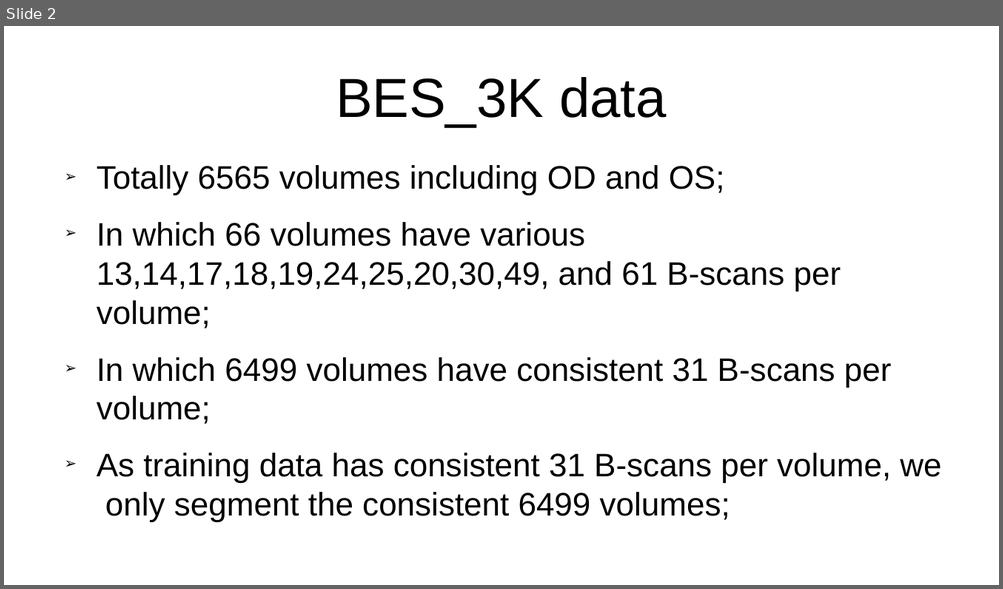
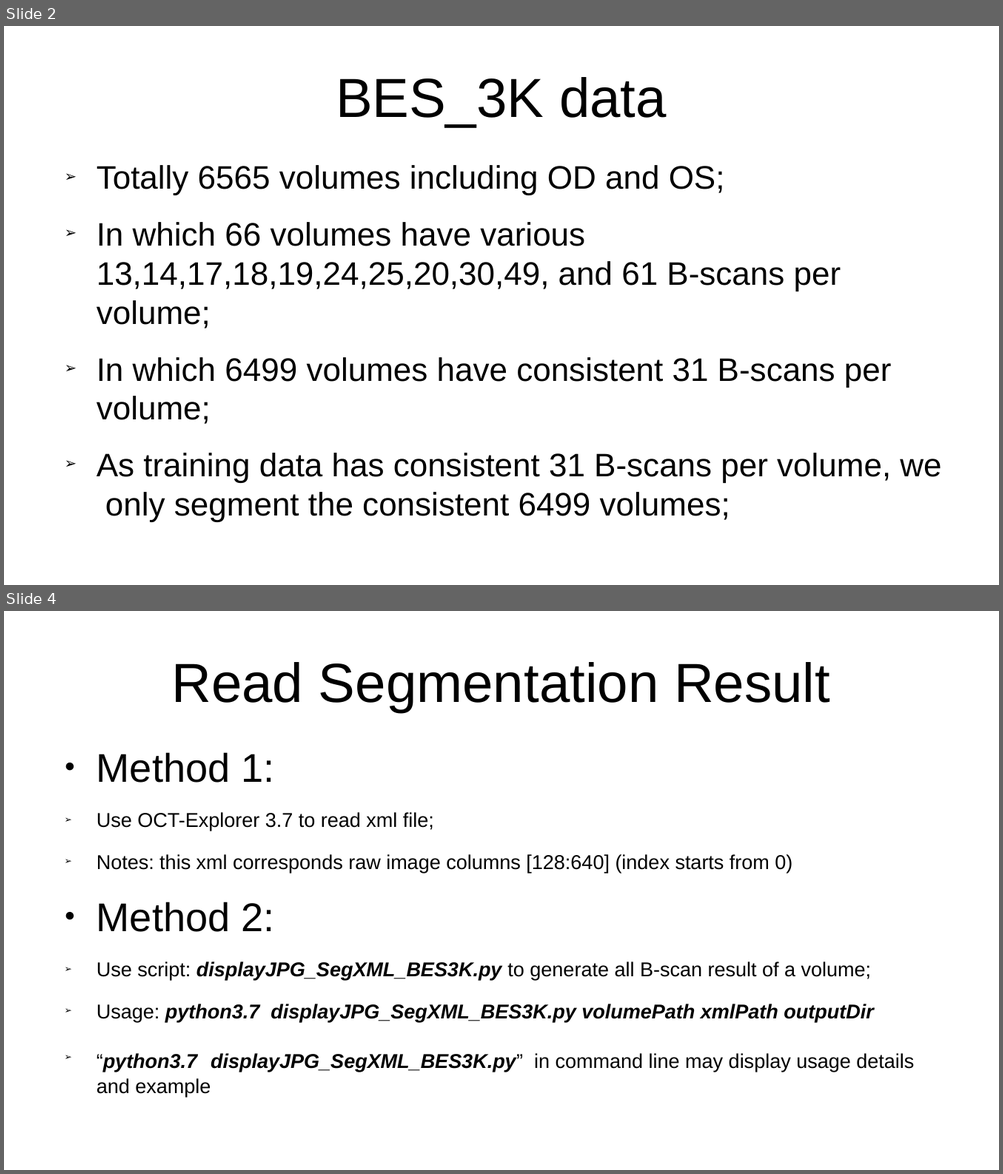
Before and after one commit to Hui-Xie/OvarianCancer, a slide deck: OCTMultiSurfaces/testConfig/expBES3K_10Surfaces_20200701/BES3KTestReport_20200701.odp. Shown one above the other, each under a label of ours: slide 2 before the commit, slides 2 and 4 after it; the slides between them are not shown. The pictures are 1003x589 and 1003x1174 pixels, drawn with LibreOffice and Linux fonts; fonts in the diff are those of the drawing. Boxes give left, top, right and bottom in pixels: in the first picture for what was removed or moved away, otherwise in the second. Text is boxed around its words. In the diff, an @@ line names an element or a change of style, - is before the commit and + after.

```diff
--- a/OCTMultiSurfaces/testConfig/expBES3K_10Surfaces_20200701/BES3KTestReport_20200701.odp
+++ b/OCTMultiSurfaces/testConfig/expBES3K_10Surfaces_20200701/BES3KTestReport_20200701.odp
@@ slide 4 added at <box>4,611,999,1170</box>, background #FFFFFF @@
@@ title added at <box>171,662,830,712</box>, 44 pt, text #000000 @@
+Read Segmentation Result
@@ text added at <box>96,752,913,1072</box>, 16 pt, text #000000 @@
+● Method 1:
+➢ Use OCT-Explorer 3.7 to read xml file;
+➢ Notes: this xml corresponds raw image columns [128:640] (index starts from 0)
+● Method 2:
+➢ Use script: displayJPG_SegXML_BES3K.py to generate all B-scan result of a volume;
+➢ Usage: python3.7 displayJPG_SegXML_BES3K.py volumePath xmlPath outputDir
+➢ “python3.7 displayJPG_SegXML_BES3K.py” in command line may display usage details and example
```
Also in this commit, not shown: 1 slide changed.
